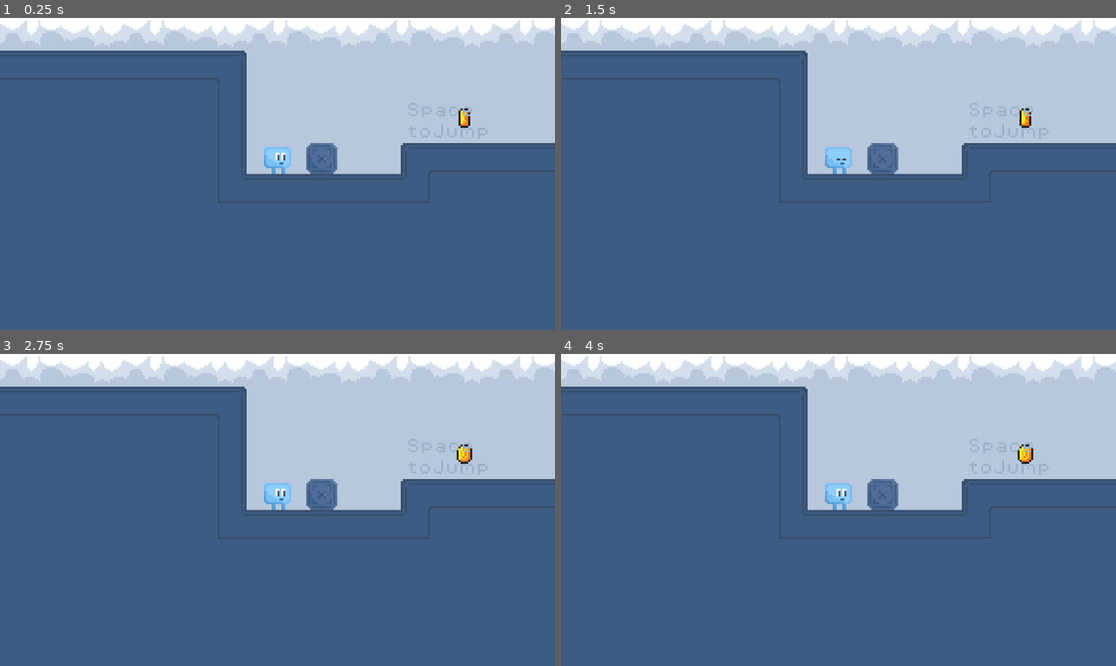
Above: before the commit, frames 1-4 (two rows, left to right).
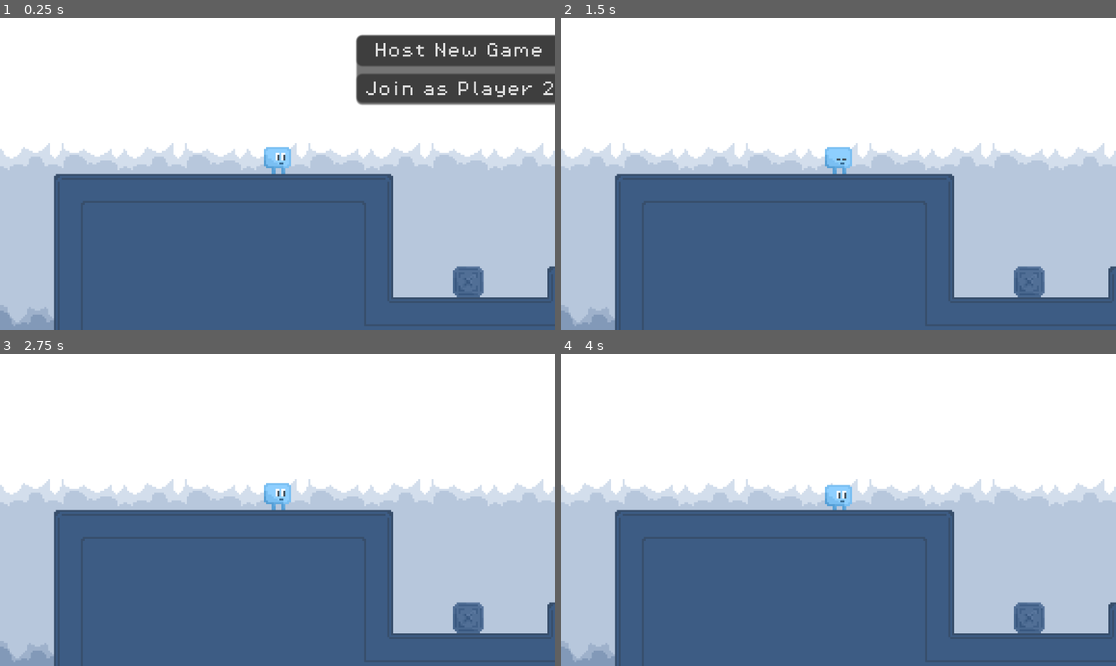
Above: after the commit, the same moments.

Repository: NeoRain314/GodotProjects
Game: Godot game, scene res://scenes/game.tscn
The game is run twice, just before and just after one commit, with the same random seed, the same clock (stepped at 60 frames per second) and the same inputs.
Inputs (mouse positions are in pixels of both pictures, inside the frame that each line leads up to):
- Up to frame 1 (0.25 s): no input
- Up to frame 2 (1.5 s): click (1021, 49) at 0.5 s, where only the run after the commit has a clickable "Host New Game"
- Up to frame 3 (2.75 s): no input
- Up to frame 4 (4 s): no input

The runs differ from the first frame. In frame 1, 63% of the frame differs, in the area x 0-100%, y 0-100%; in frame 2, 63%; in frame 3, 63%; in frame 4, 63%.
Error after the commit: Compile Error: Failed to compile depended scripts. (res://scripts/game_manager.gd:0)

Commit message:
added functions to create server and client

Diff:
--- a/jumpandrun_multiplayer/default_bus_layout.tres
+++ b/jumpandrun_multiplayer/default_bus_layout.tres
@@ -5,7 +5,7 @@
 bus/1/solo = false
 bus/1/mute = false
 bus/1/bypass_fx = false
-bus/1/volume_db = -12.4553
+bus/1/volume_db = -80.0
 bus/1/send = &"Master"
 bus/2/name = &"SFX"
 bus/2/solo = false
--- a/jumpandrun_multiplayer/project.godot
+++ b/jumpandrun_multiplayer/project.godot
@@ -18,6 +18,11 @@
 [autoload]
 
 Music="*res://scenes/music.tscn"
+MultiplayerManager="*res://scripts/multiplayer/multiplayer_manager.gd"
+
+[display]
+
+window/size/always_on_top=true
 
 [input]
 
--- a/jumpandrun_multiplayer/scenes/game.tscn
+++ b/jumpandrun_multiplayer/scenes/game.tscn
@@ -1,10 +1,11 @@
-[gd_scene load_steps=7 format=3 uid="uid://7p14jdcrvx5n"]
+[gd_scene load_steps=8 format=3 uid="uid://7p14jdcrvx5n"]
 
 [ext_resource type="Script" uid="uid://diiey0d3fvfnd" path="res://scripts/game_manager.gd" id="1_gee14"]
 [ext_resource type="PackedScene" uid="uid://du80l5viboow6" path="res://scenes/player.tscn" id="1_uwrxv"]
 [ext_resource type="FontFile" uid="uid://d0oqp3oyuthv2" path="res://assets/old/fonts/PixelOperator8-Bold.ttf" id="2_0tnpc"]
 [ext_resource type="PackedScene" uid="uid://idcub1oc4crv" path="res://scenes/killzone.tscn" id="5_iywne"]
 [ext_resource type="PackedScene" uid="uid://dxl1elqi2rjyr" path="res://scenes/Level/Level_1.tscn" id="5_p57ef"]
+[ext_resource type="FontFile" uid="uid://bshgoj527ohgn" path="res://assets/old/fonts/PixelOperator8.ttf" id="6_p57ef"]
 
 [sub_resource type="WorldBoundaryShape2D" id="WorldBoundaryShape2D_p57ef"]
 distance = -127.0
@@ -31,7 +32,7 @@
 shape = SubResource("WorldBoundaryShape2D_p57ef")
 
 [node name="Player_1" parent="." instance=ExtResource("1_uwrxv")]
-position = Vector2(-272, -35)
+position = Vector2(-348, -84)
 
 [node name="Camera2D" type="Camera2D" parent="Player_1"]
 zoom = Vector2(4, 4)
@@ -40,23 +41,38 @@
 [node name="Level_1" parent="." instance=ExtResource("5_p57ef")]
 
 [node name="MultiplayerHUD" type="Control" parent="."]
+unique_name_in_owner = true
 layout_mode = 3
 anchors_preset = 0
-offset_right = 40.0
-offset_bottom = 40.0
+offset_left = -307.0
+offset_top = -135.0
+offset_right = -197.0
+offset_bottom = -100.0
 
 [node name="Panel" type="Panel" parent="MultiplayerHUD"]
-layout_mode = 0
-offset_right = 40.0
-offset_bottom = 40.0
+layout_mode = 1
+anchors_preset = 15
+anchor_right = 1.0
+anchor_bottom = 1.0
+grow_horizontal = 2
+grow_vertical = 2
 
 [node name="VBoxContainer" type="VBoxContainer" parent="MultiplayerHUD/Panel"]
 layout_mode = 0
 offset_right = 40.0
 offset_bottom = 40.0
 
-[node name="Button" type="Button" parent="MultiplayerHUD/Panel/VBoxContainer"]
+[node name="HostGame" type="Button" parent="MultiplayerHUD/Panel/VBoxContainer"]
 layout_mode = 2
+theme_override_fonts/font = ExtResource("6_p57ef")
+theme_override_font_sizes/font_size = 8
+text = "Host New Game"
 
-[node name="Button2" type="Button" parent="MultiplayerHUD/Panel/VBoxContainer"]
+[node name="JoinAsPlayer2" type="Button" parent="MultiplayerHUD/Panel/VBoxContainer"]
 layout_mode = 2
+theme_override_fonts/font = ExtResource("6_p57ef")
+theme_override_font_sizes/font_size = 8
+text = "Join as Player 2"
+
+[connection signal="pressed" from="MultiplayerHUD/Panel/VBoxContainer/HostGame" to="GameManager" method="become_host"]
+[connection signal="pressed" from="MultiplayerHUD/Panel/VBoxContainer/JoinAsPlayer2" to="GameManager" method="join_as_player_2"]
--- a/jumpandrun_multiplayer/scripts/game_manager.gd
+++ b/jumpandrun_multiplayer/scripts/game_manager.gd
@@ -8,3 +8,14 @@
 	score += 1
 	print(score)
 	score_label.text = "You collected " + str(score) + " coins!"
+
+
+func become_host():
+	print("Become host pressed")
+	%MultiplayerHUD.hide()
+	MultiplayerManager.become_host()
+
+func join_as_player_2():
+	print("Join as player 2")
+	%MultiplayerHUD.hide()
+	MultiplayerManager.join_as_player()
